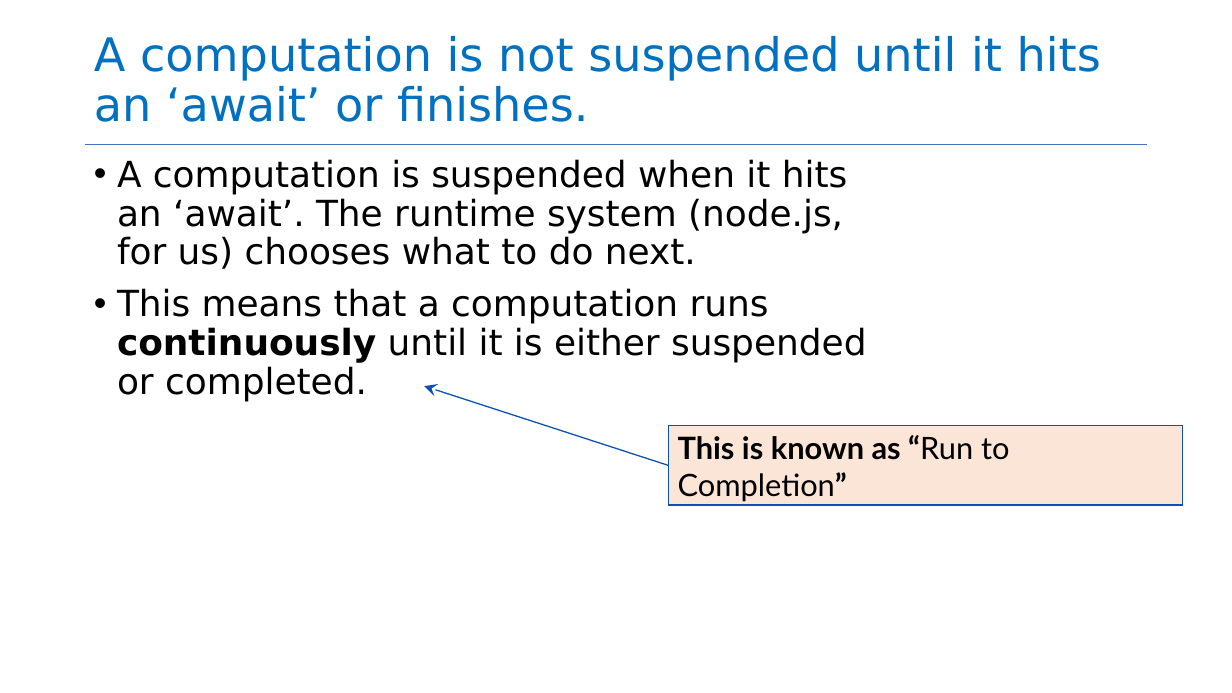
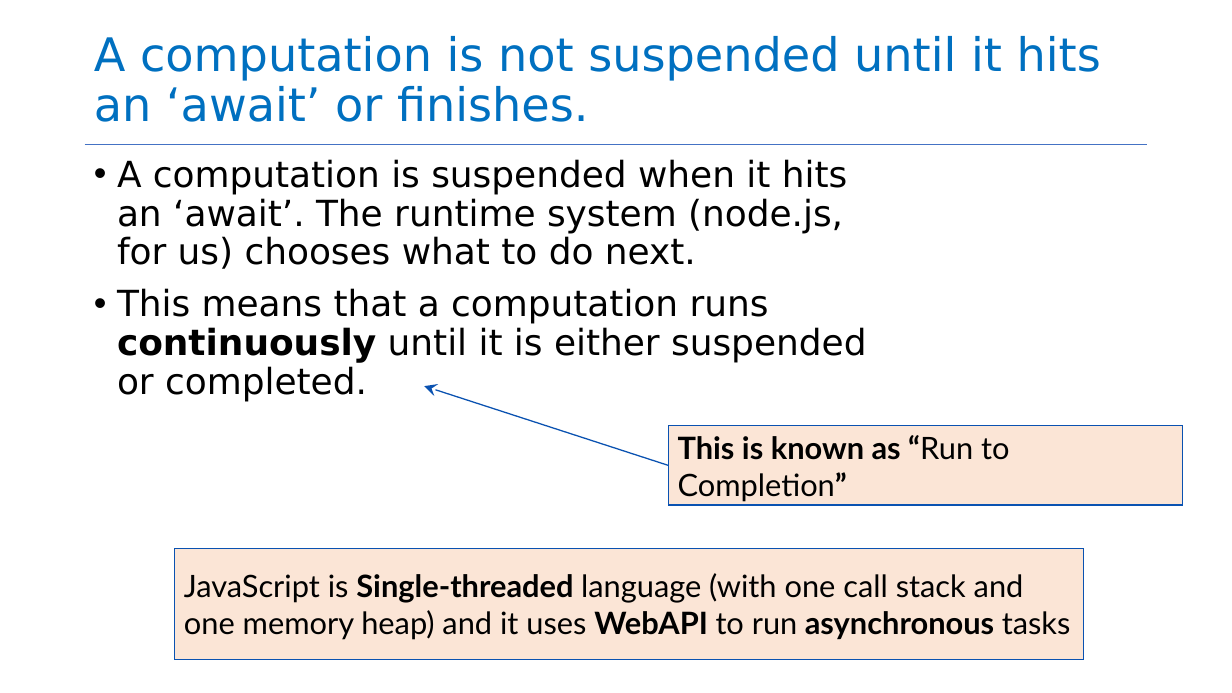
Before and after one commit to neu-se/CS4530-Spring-2023, a slide deck: slide 6 of Slides/Module 05 Concurrency Patterns in Typescript.pptx. Drawn at 1232x693 pixels with LibreOffice and Linux fonts; fonts in the diff are those of the drawing. Boxes give left, top, right and bottom in pixels: in the first picture for what was removed or moved away, otherwise in the second. Text is boxed around its words. In the diff, an @@ line names an element or a change of style, - is before the commit and + after.

```diff
--- a/Slides/Module 05 Concurrency Patterns in Typescript.pptx
+++ b/Slides/Module 05 Concurrency Patterns in Typescript.pptx
@@ rectangle added at box(175, 549, 1084, 660), fill #FBE5D6, outline #0A52B1 1 pt, 24 pt, text #000000 @@
+JavaScript is Single-threaded language (with one call stack and one memory heap) and it uses WebAPI to run asynchronous tasks
```
Also in this commit, not shown: 1 other file.
